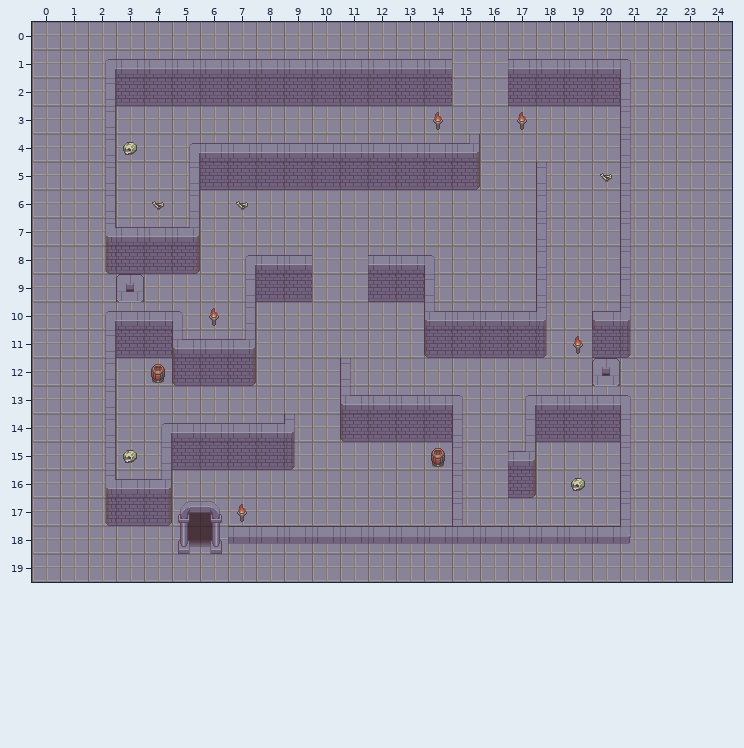
A Tiled map gets an edit: resources/mazemap.tmx. The picture above is the old version.
Cells are 32x32 px. Shown: x 0..24, y 0..19.
After:
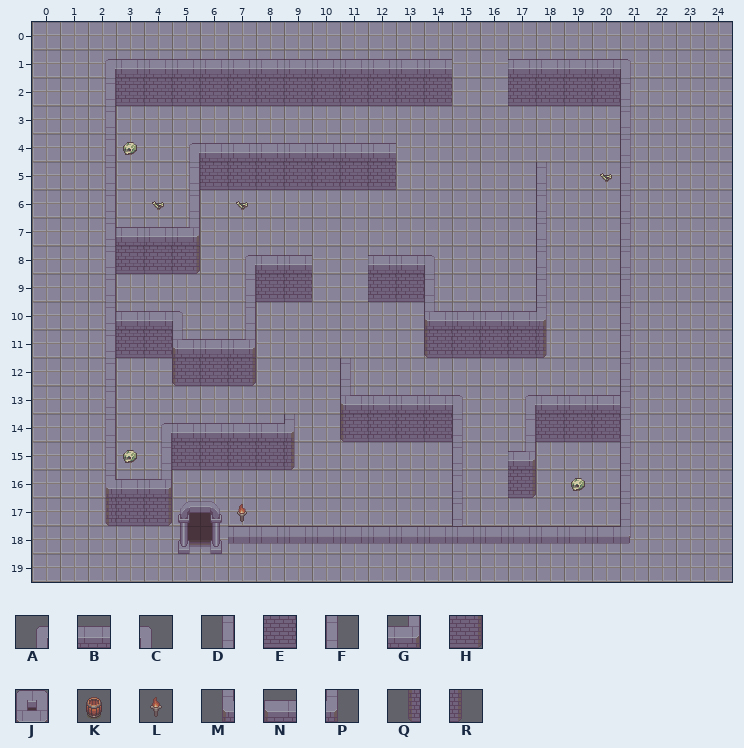
Key: from "maze": A 0, B 1, C 4, D 13, E 14, F 17, G 33, H 46, J 86, K 88, L 114, M 143, N 146, P 147, Q 156, R 160.
_ is an empty cell.
The commit says: updated tilemap to handle custom properties as dictionaries. debugged mazemap
From old to new:
{"where": "layer \"walls\""}
{"y":3,"x":14,"old":"L","new":"_"}
{"y":3,"x":17,"old":"L","new":"_"}
{"y":4,"x":13,"old":"BBG","new":"___"}
{"y":5,"x":13,"old":"EEH","new":"___"}
{"y":7,"x":2,"old":"M","new":"D"}
{"y":8,"x":2,"old":"Q","new":"D"}
{"y":9,"x":2,"old":"_J","new":"D_"}
{"y":10,"x":2,"old":"A","new":"D"}
{"y":10,"x":6,"old":"L","new":"_"}
{"y":10,"x":20,"old":"NP","new":"_F"}
{"y":11,"x":19,"old":"LER","new":"__F"}
{"y":12,"x":4,"old":"K","new":"_"}
{"y":12,"x":20,"old":"J_","new":"_F"}
{"y":13,"x":21,"old":"C","new":"F"}
{"y":15,"x":14,"old":"K","new":"_"}
